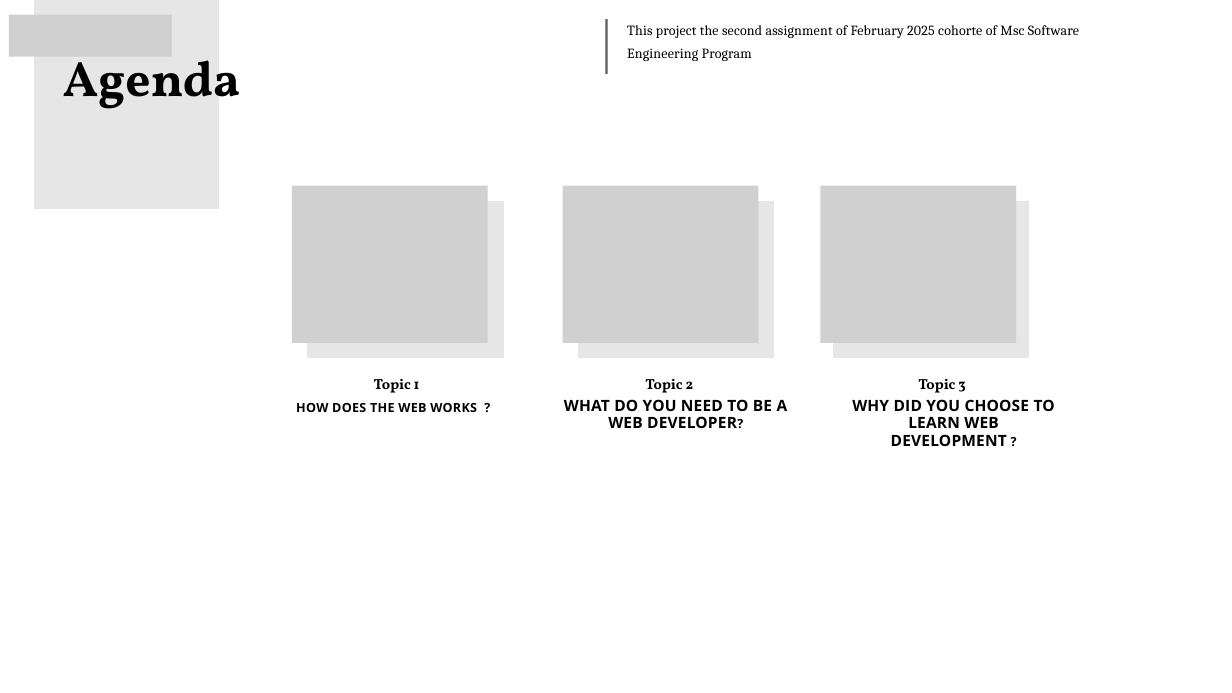
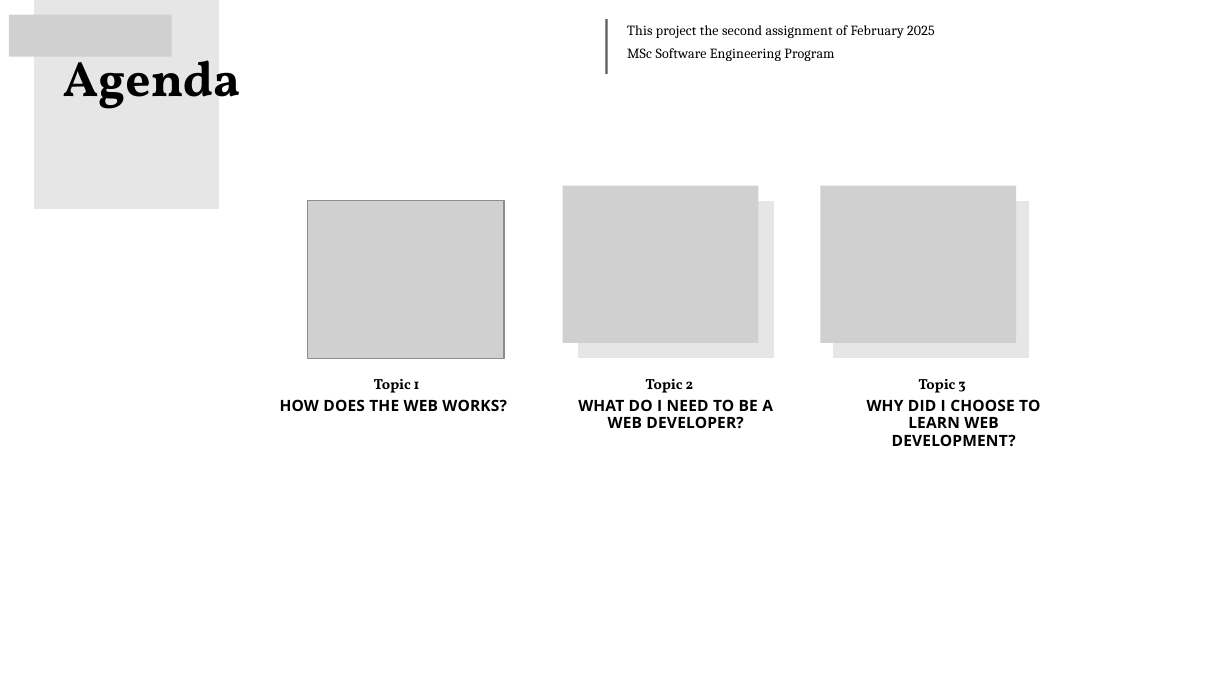
Before and after one commit to Buroval/MY_AIM, a slide deck: slide 2 of Presentation.pptx (slide 3 before the commit). Drawn at 1232x693 pixels with LibreOffice and Linux fonts; fonts in the diff are those of the drawing; grey boxes stand for pictures. Boxes give left, top, right and bottom in pixels: in the first picture for what was removed or moved away, otherwise in the second. Text is boxed around its words. In the diff, an @@ line names an element or a change of style, - is before the commit and + after.

Commit message:
My homework #3 How does the web works?

```diff
--- a/Presentation.pptx
+++ b/Presentation.pptx
@@ text at <box>627,25,935,61</box>: text changed @@
-This project the second assignment of February 2025 cohorte of Msc Software Engineering Program
+This project the second assignment of February 2025
+MSc Software Engineering Program
@@ picture: place and size @@
-picture at <box>292,186,487,343</box>
+picture at <box>307,201,504,359</box>
@@ text at <box>280,399,507,412</box>: text changed; size 8.1 to 10 pt @@
-HOW DOES THE WEB WORKS ?
+HOW DOES THE WEB WORKS?
@@ text at <box>578,399,773,429</box>: text changed @@
-WHAT DO YOU NEED TO BE A WEB DEVELOPER?
+WHAT DO I NEED TO BE A WEB DEVELOPER?
@@ text at <box>867,399,1040,447</box>: text changed @@
-WHY DID YOU CHOOSE TO LEARN WEB DEVELOPMENT ?
+WHY DID I CHOOSE TO LEARN WEB DEVELOPMENT?
```
Also in this commit, not shown: 2 other slides changed, 2 slides added, 2 slides removed.
